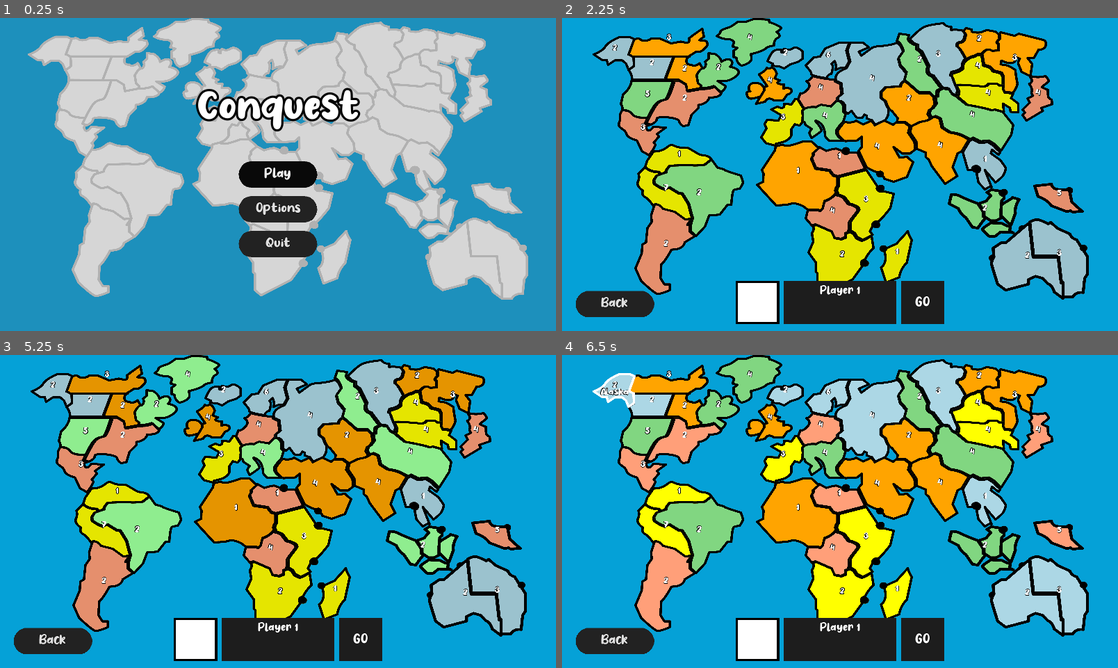
Above: before the commit, frames 1-4 (two rows, left to right).
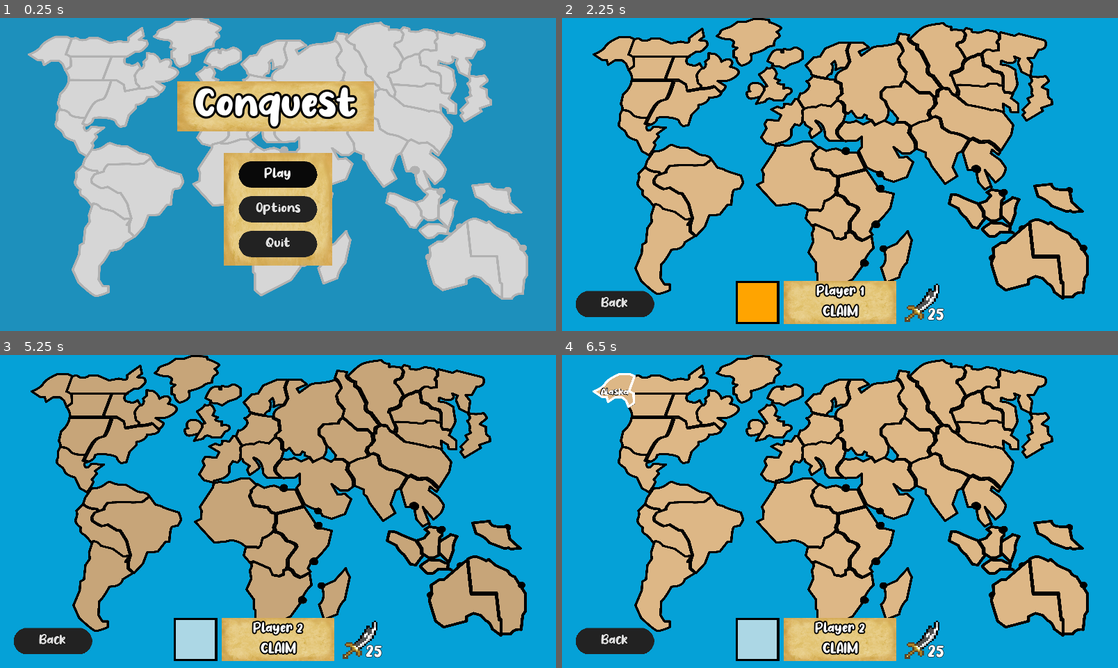
Above: after the commit, the same moments.

Repository: argosopentech/Conquest
Game: Godot game, scene res://Source/Main/Main.tscn
Two runs of this game, one before a commit and one after it. Both use one fixed random seed, a clock stepped at 60 frames per second and the inputs below.
Inputs (mouse positions are in pixels of both pictures, inside the frame that each line leads up to):
- Up to frame 1 (0.25 s): no input
- Up to frame 2 (2.25 s): click "Play" at 0.5 s; click "Back" at 1.25 s; click "Play" at 2 s
- Up to frame 3 (5.25 s): click (361, 639) at 2.75 s, where only the run before the commit has a clickable "GO"; click (361, 639) at 3.5 s, where only the run before the commit has a clickable "GO"; click (361, 639) at 4.25 s, where only the run before the commit has a clickable "GO"; tap Enter (ui_accept) at 5 s; move the mouse to (344, 439) at 5.02 s; hold M (move) from 5.03 s (still down); click (344, 439) at 5.17 s
- Up to frame 4 (6.5 s): tap Enter (ui_accept) at 5.27, 5.75, 6.02 s; move the mouse to (612, 389) at 5.77 s; release M (move) at 5.78 s; tap Right (next) at 5.85 s; click (612, 389) at 5.92 s

The runs differ from the first frame. In frame 1, 8.6% of the frame differs, in the area x 31-68%, y 20-80%; in frame 2, 36%, in the area x 6-95%, y 0-98%; in frame 3, 36%; in frame 4, 36%.

Commit message:
Player HUD: Placement State UI Update

Diff:
--- a/Source/Gameplay/Game/Game.gd
+++ b/Source/Gameplay/Game/Game.gd
@@ -2,7 +2,6 @@
 
 class_name Game
 
-onready var hud = find_node("HUD")
 onready var countries = find_node("Countries")
 onready var players = find_node("PlayersQueue")
 
@@ -11,7 +10,7 @@
 var occupied_countries = 0
 var total_countries = 42
 var number_of_players_placed_all_troops = 0
-var auto_place = true
+var auto_place = false
 
 func _ready():
 	setup()
@@ -30,11 +29,9 @@
 		player.set_initial_troops(initial_troops)
 
 func active_player_changed(p_active_index, p_active_player: Player):
-	if not hud:
-		yield(self, "ready")
+	yield(get_tree(), "idle_frame")
 	active_player = p_active_player
 	active_player_index = p_active_index
-	hud.update_display(active_player_index, active_player)
 	update_countries_on_turn_complete()
 	if all_players_placed_all_troops():
 		p_active_player.all_troops_placed()
--- a/Source/Gameplay/Game/Game.tscn
+++ b/Source/Gameplay/Game/Game.tscn
@@ -1,7 +1,6 @@
-[gd_scene load_steps=51 format=2]
+[gd_scene load_steps=49 format=2]
 
 [ext_resource path="res://Source/Background/Background.tscn" type="PackedScene" id=1]
-[ext_resource path="res://Source/Gameplay/HUD/ActivePlayerHUD.tscn" type="PackedScene" id=2]
 [ext_resource path="res://Source/Gameplay/Game/Game.gd" type="Script" id=3]
 [ext_resource path="res://Source/Gameplay/PlayersQueue/PlayersQueue.tscn" type="PackedScene" id=4]
 [ext_resource path="res://Source/Gameplay/Player/Player.tscn" type="PackedScene" id=5]
@@ -50,20 +49,6 @@
 [ext_resource path="res://Source/Gameplay/Map/Country/Countries/CentralAmerica.tscn" type="PackedScene" id=48]
 [ext_resource path="res://Source/Gameplay/Map/Country/Countries/China.tscn" type="PackedScene" id=49]
 
-[sub_resource type="GDScript" id=1]
-script/source = "extends CanvasLayer
-
-onready var icon = find_node(\"PlayerIcon\")
-onready var player_name = find_node(\"PlayerName\")
-onready var player_reinforcement = find_node(\"PlayerReinforcement\")
-
-func update_display(index, player):
-	return
-	icon.color = GamePlay.colors[player.name]
-	player_name.text = \"Player \" + player.name
-	player_reinforcement.text = \"#\" + str(player.reinforcement)
-"
-
 [node name="Game" type="Node2D" groups=[
 "game",
 ]]
@@ -75,12 +60,6 @@
 color = Color( 0.0235294, 0.635294, 0.847059, 1 )
 
 [node name="HUD" type="CanvasLayer" parent="."]
-script = SubResource( 1 )
-
-[node name="ActivePlayerHUD" parent="HUD" instance=ExtResource( 2 )]
-margin_top = -116.0
-margin_bottom = -16.0
-mouse_filter = 2
 
 [node name="Quit" parent="HUD" instance=ExtResource( 6 )]
 anchor_top = 1.0
--- /dev/null
+++ b/Source/Gameplay/HUD/ActivePlayerHUD.gd
@@ -0,0 +1,34 @@
+extends HBoxContainer
+
+class_name ActivePlayerHUD
+
+onready var icon = $IconBorder/Icon
+onready var name_label = $InfoBorder/Info/Name
+onready var state_label = $InfoBorder/Info/State
+onready var reinforcement_label = $DraftIcon/Reinforcements
+onready var draft_icon = $DraftIcon
+onready var go_button = $Go
+
+func set_icon_color(color):
+	icon.color = color
+
+func set_player_name(player_name):
+	name_label.text = "Player " + player_name
+
+func set_player_state(state):
+	state_label.text = state
+
+func set_reinforcement_label(reinforcement):
+	reinforcement_label.text = str(reinforcement)
+
+func hide_draft_icon():
+	draft_icon.hide()
+
+func show_draft_icon():
+	draft_icon.show()
+
+func hide_go_button():
+	go_button.hide()
+
+func show_go_button():
+	go_button.show()
--- a/Source/Gameplay/HUD/ActivePlayerHUD.tscn
+++ b/Source/Gameplay/HUD/ActivePlayerHUD.tscn
@@ -1,19 +1,21 @@
-[gd_scene load_steps=8 format=2]
+[gd_scene load_steps=10 format=2]
 
 [ext_resource path="res://Source/Button/Button.tscn" type="PackedScene" id=1]
 [ext_resource path="res://Assets/Fonts/no_virus/No Virus.ttf" type="DynamicFontData" id=2]
 [ext_resource path="res://Assets/Graphics/Icons/Draft.png" type="Texture" id=3]
+[ext_resource path="res://Source/Gameplay/HUD/ActivePlayerHUD.gd" type="Script" id=4]
+[ext_resource path="res://Assets/Graphics/Textures/old_paper.png" type="Texture" id=5]
 
 [sub_resource type="DynamicFont" id=2]
-size = 28
-outline_size = 1
+size = 32
+outline_size = 3
 outline_color = Color( 0, 0, 0, 1 )
 use_filter = true
 font_data = ExtResource( 2 )
 
 [sub_resource type="DynamicFont" id=5]
 size = 36
-outline_size = 1
+outline_size = 3
 outline_color = Color( 0, 0, 0, 1 )
 use_filter = true
 font_data = ExtResource( 2 )
@@ -42,6 +44,7 @@
 margin_right = 240.0
 rect_min_size = Vector2( 320, 0 )
 custom_constants/separation = 10
+script = ExtResource( 4 )
 __meta__ = {
 "_edit_use_anchors_": false
 }
@@ -73,12 +76,13 @@
 size_flags_vertical = 4
 text = "Player 1"
 
-[node name="InfoBorder" type="ColorRect" parent="."]
+[node name="InfoBorder" type="TextureRect" parent="."]
 margin_left = 110.0
 margin_right = 370.0
 margin_bottom = 100.0
 size_flags_horizontal = 3
-color = Color( 0.117647, 0.117647, 0.117647, 1 )
+texture = ExtResource( 5 )
+expand = true
 
 [node name="Info" type="VBoxContainer" parent="InfoBorder"]
 anchor_right = 1.0
@@ -96,7 +100,7 @@
 [node name="Name" type="Label" parent="InfoBorder/Info"]
 margin_top = 9.0
 margin_right = 260.0
-margin_bottom = 38.0
+margin_bottom = 42.0
 size_flags_horizontal = 3
 custom_fonts/font = SubResource( 2 )
 text = "Player 1"
@@ -107,18 +111,19 @@
 }
 
 [node name="MarginMid" type="ColorRect" parent="InfoBorder/Info"]
-margin_top = 42.0
+margin_top = 46.0
 margin_right = 260.0
-margin_bottom = 47.0
+margin_bottom = 51.0
 rect_min_size = Vector2( 0, 5 )
 color = Color( 1, 1, 1, 0 )
 
 [node name="State" type="Label" parent="InfoBorder/Info"]
-margin_top = 51.0
+margin_top = 55.0
 margin_right = 260.0
-margin_bottom = 88.0
+margin_bottom = 92.0
 size_flags_horizontal = 3
 custom_fonts/font = SubResource( 5 )
+text = "ATTACK"
 align = 1
 valign = 1
 uppercase = true
--- a/Source/Gameplay/Player/Player.gd
+++ b/Source/Gameplay/Player/Player.gd
@@ -15,10 +15,10 @@
 	"Australia": 0
 }
 var first_turn = true
-
 var initial_troops = 9
 
 onready var player_state = load("res://Source/Gameplay/StateMachine/PlayerStates/PlacementState.gd").new()
+onready var hud: ActivePlayerHUD = find_node("ActivePlayerHUD")
 
 signal turn_completed
 
@@ -29,14 +29,29 @@
 	set_active(false)
 	setup_reinforcements()
 	setup_state()
+	setup_hud()
 	connect("turn_completed", self, "turn_complete")
 
+func setup_hud():
+	hud.set_player_name(name)
+	hud.set_icon_color(GamePlay.colors[name])
+
 func turn_complete():
-	# hide hud
-	pass
+	if player_state.get_class() == "Reinforce" and first_turn:
+		return
+	hud.hide()
 
 func set_initial_troops(amount):
 	initial_troops = amount
+	hud.set_reinforcement_label(initial_troops)
+
+func increment_initial_troops():
+	initial_troops += 1
+	hud.set_reinforcement_label(initial_troops)
+
+func decrement_initial_troops():
+	initial_troops -= 1
+	hud.set_reinforcement_label(initial_troops)
 
 func setup_state():
 	player_state.enter(self)
@@ -78,6 +93,10 @@
 
 func set_active(value):
 	is_active = value
+	if value:
+		hud.show()
+	else:
+		hud.hide()
 	set_process_input(value)
 
 func country_clicked(country: Country):
--- a/Source/Gameplay/Player/Player.tscn
+++ b/Source/Gameplay/Player/Player.tscn
@@ -1,26 +1,12 @@
-[gd_scene load_steps=4 format=2]
+[gd_scene load_steps=3 format=2]
 
 [ext_resource path="res://Source/Gameplay/Player/Player.gd" type="Script" id=1]
 [ext_resource path="res://Source/Gameplay/HUD/ActivePlayerHUD.tscn" type="PackedScene" id=2]
-
-[sub_resource type="GDScript" id=1]
-script/source = "extends CanvasLayer
-
-onready var icon = find_node(\"PlayerIcon\")
-onready var player_name = find_node(\"PlayerName\")
-onready var player_reinforcement = find_node(\"PlayerReinforcement\")
-
-func update_display(index, player):
-	icon.color = GamePlay.colors[player.name]
-	player_name.text = \"Player \" + player.name
-	player_reinforcement.text = \"#\" + str(player.reinforcement)
-"
 
 [node name="Player" type="Node2D"]
 script = ExtResource( 1 )
 
 [node name="HUD" type="CanvasLayer" parent="."]
-script = SubResource( 1 )
 
 [node name="ActivePlayerHUD" parent="HUD" instance=ExtResource( 2 )]
 margin_top = -116.0
--- a/Source/Gameplay/StateMachine/PlayerStates/AttackState.gd
+++ b/Source/Gameplay/StateMachine/PlayerStates/AttackState.gd
@@ -4,6 +4,7 @@
 
 func enter(player: Player):
 	.enter(player)
+	player.hud.set_player_state(get_class())
 
 func handle_input(player: Player, input: InputEvent):
 	return null
--- a/Source/Gameplay/StateMachine/PlayerStates/DraftState.gd
+++ b/Source/Gameplay/StateMachine/PlayerStates/DraftState.gd
@@ -14,6 +14,7 @@
 func enter(player: Player):
 	.enter(player)
 	add_reinforcement_amount(player)
+	player.hud.set_player_state(get_class())
 
 func add_reinforcement_amount(player: Player):
 	var default = int(player.countries_occupied / 3)
--- a/Source/Gameplay/StateMachine/PlayerStates/FortifyState.gd
+++ b/Source/Gameplay/StateMachine/PlayerStates/FortifyState.gd
@@ -4,6 +4,7 @@
 
 func enter(player: Player):
 	.enter(player)
+	player.hud.set_player_state(get_class())
 
 func handle_input(player: Player, input: InputEvent):
 	return null
--- a/Source/Gameplay/StateMachine/PlayerStates/PlacementState.gd
+++ b/Source/Gameplay/StateMachine/PlayerStates/PlacementState.gd
@@ -4,6 +4,10 @@
 
 func enter(player: Player):
 	.enter(player)
+	player.hud.set_player_state(get_class())
+	player.hud.hide_go_button()
+	player.hud.show_draft_icon()
+	#player.hud.set_reinforcement_label(player.initial_troops)
 
 func handle_input(player: Player, input: InputEvent):
 	return null
@@ -25,7 +29,7 @@
 				if continent in GamePlay.total_countries_in_continents.keys():
 					player.countries_occupied_in_continents[continent] += 1
 		country.increment_troops()
-		player.initial_troops -= 1
+		player.decrement_initial_troops()
 		country.update()
 		player.emit_signal("turn_completed")
 
--- a/Source/Main/Main.tscn
+++ b/Source/Main/Main.tscn
@@ -1,10 +1,11 @@
-[gd_scene load_steps=7 format=2]
+[gd_scene load_steps=8 format=2]
 
 [ext_resource path="res://Source/Background/Background.tscn" type="PackedScene" id=1]
 [ext_resource path="res://Source/Main/Menu.tscn" type="PackedScene" id=2]
 [ext_resource path="res://Assets/Fonts/no_virus/No Virus.ttf" type="DynamicFontData" id=3]
 [ext_resource path="res://Source/Main/Main.gd" type="Script" id=4]
 [ext_resource path="res://Source/Gameplay/Map/Map.tscn" type="PackedScene" id=5]
+[ext_resource path="res://Assets/Graphics/Textures/old_paper.png" type="Texture" id=6]
 
 [sub_resource type="DynamicFont" id=1]
 size = 96
@@ -28,15 +29,39 @@
 
 [node name="Map" parent="." instance=ExtResource( 5 )]
 
-[node name="Menu" parent="." instance=ExtResource( 2 )]
+[node name="MenuBorder" type="TextureRect" parent="."]
+anchor_left = 0.5
+anchor_top = 0.5
+anchor_right = 0.5
+anchor_bottom = 0.5
+margin_left = -125.0
+margin_top = -50.0
+margin_right = 125.0
+margin_bottom = 210.0
+texture = ExtResource( 6 )
+expand = true
+__meta__ = {
+"_edit_use_anchors_": false
+}
 
-[node name="Heading" type="Label" parent="."]
-anchor_left = 0.5
-anchor_right = 0.5
-margin_left = -186.0
-margin_top = 160.0
-margin_right = 186.0
-margin_bottom = 257.0
+[node name="Menu" parent="MenuBorder" instance=ExtResource( 2 )]
+margin_top = -110.0
+margin_bottom = 110.0
+
+[node name="HeadingBorder" type="TextureRect" parent="."]
+margin_left = 407.753
+margin_top = 145.357
+margin_right = 859.753
+margin_bottom = 261.357
+texture = ExtResource( 6 )
+expand = true
+__meta__ = {
+"_edit_use_anchors_": false
+}
+
+[node name="Heading" type="Label" parent="HeadingBorder"]
+anchor_right = 1.0
+anchor_bottom = 1.0
 custom_fonts/font = SubResource( 1 )
 text = "Conquest"
 align = 1
--- a/project.godot
+++ b/project.godot
@@ -9,6 +9,11 @@
 config_version=4
 
 _global_script_classes=[ {
+"base": "HBoxContainer",
+"class": "ActivePlayerHUD",
+"language": "GDScript",
+"path": "res://Source/Gameplay/HUD/ActivePlayerHUD.gd"
+}, {
 "base": "CountryState",
 "class": "ActiveState",
 "language": "GDScript",
@@ -105,6 +110,7 @@
 "path": "res://Source/Menu/VMenu.gd"
 } ]
 _global_script_class_icons={
+"ActivePlayerHUD": "",
 "ActiveState": "",
 "AttackState": "",
 "Country": "",
Binary file added: Assets/Graphics/Textures/old_paper.png
Not shown, added: Assets/Graphics/Textures/old_paper.png.import
